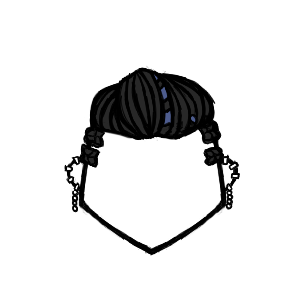
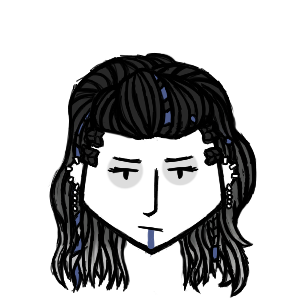
Layered file, before and after one edit (300x300). Changes by layer:
added layer "Layer 13" above "Layer 10" over [106, 155, 199, 257]
added layer "Layer 12" over [48, 52, 257, 298]
